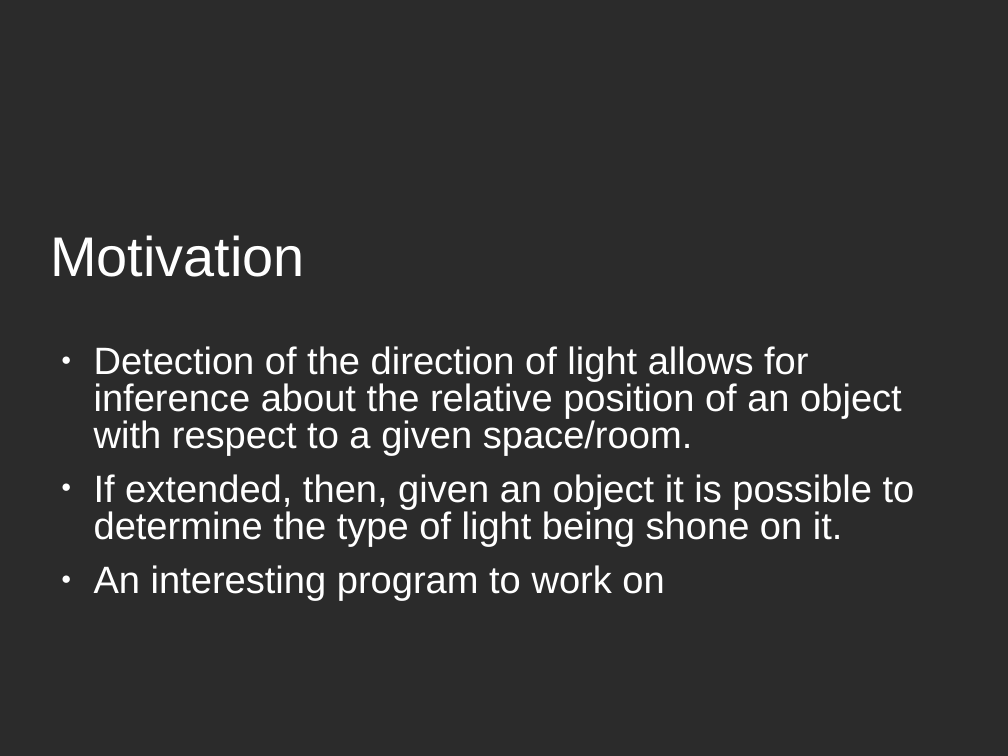
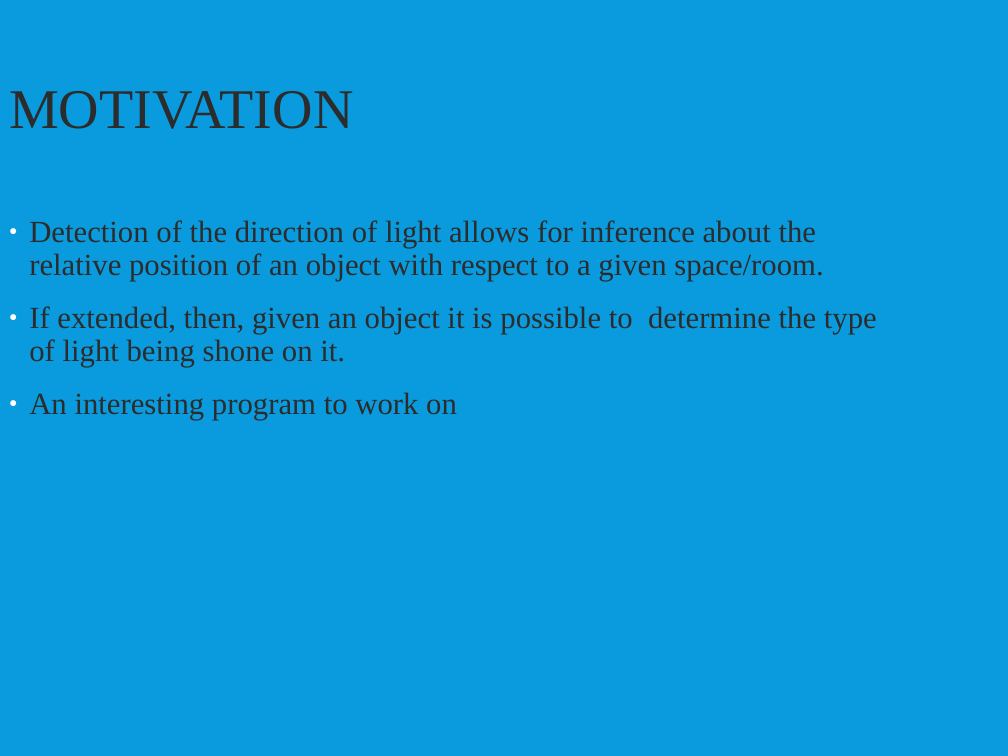
Before and after one commit to Anirudh-Shrikanth/light_source_direction_detection, a slide deck: slide 3 of PPT.odp. Drawn at 1008x756 pixels with LibreOffice and Linux fonts; fonts in the diff are those of the drawing; background and template pictures are left out; a plain dark background stands for a picture behind light text. Boxes give left, top, right and bottom in pixels: in the first picture for what was removed or moved away, otherwise in the second. Text is boxed around its words. In the diff, an @@ line names an element or a change of style, - is before the commit and + after.

```diff
--- a/PPT.odp
+++ b/PPT.odp
@@ background picture (left out) to #099BDD @@
@@ title at bbox=[9, 91, 353, 129]: text changed; size 44 to 44.1 pt; font Arial to Times New Roman; text colour #FFFFFF to #2C2C2C @@
-Motivation
+MOTIVATION
@@ text "Detection of the direction of ...": place and size @@
-text "Detection of the direction of ..." at bbox=[94, 346, 915, 601]
+text "Detection of the direction of ..." at bbox=[29, 220, 877, 420]
@@ text "Detection of the direction of ..." at bbox=[29, 220, 877, 420]: size 30 to 24.2 pt, font Arial to Times New Roman, text colour #FFFFFF to #2C2C2C; indent changed; line spacing 0.8 to 0.9; more space between paragraphs @@
```
Also in this commit, not shown: 7 other slides changed.
